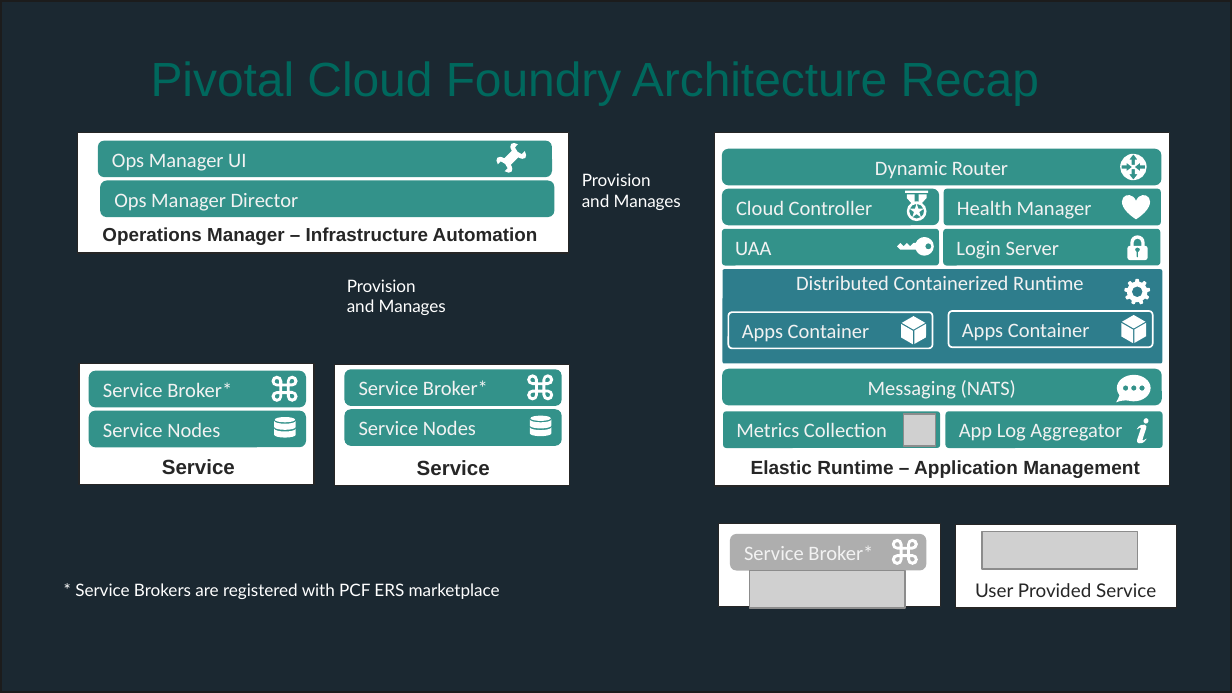
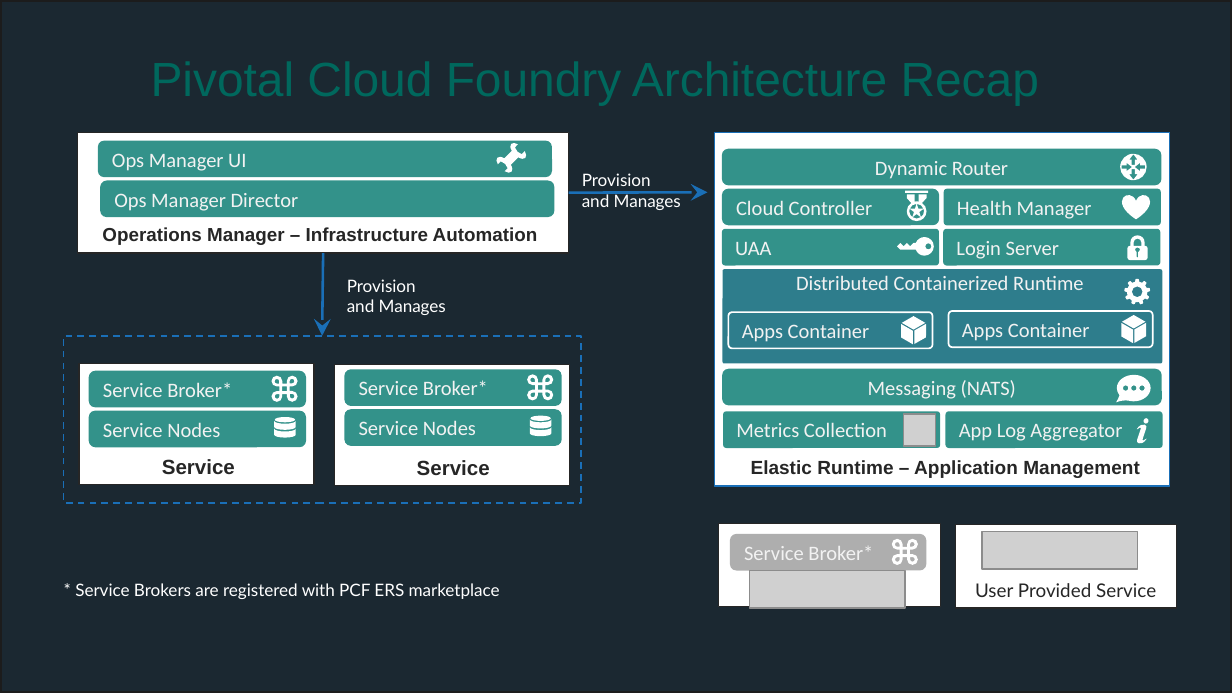
Before and after one commit to mborges-pivotal/pcf-ers-demo1, a slide deck: slide 11 of docs/app-content.pptx. Drawn at 1232x693 pixels with LibreOffice and Linux fonts; fonts in the diff are those of the drawing; grey boxes stand for pictures. Boxes give left, top, right and bottom in pixels: in the first picture for what was removed or moved away, otherwise in the second. Text is boxed around its words. In the diff, an @@ line names an element or a change of style, - is before the commit and + after.

```diff
--- a/docs/app-content.pptx
+++ b/docs/app-content.pptx
@@ rectangle at (x1=715, y1=132, x2=1169, y2=485): outline #262626 0.75 pt to #1A6FB7 0.75 pt @@
@@ arrow (569, 192) - (707, 192): stroke #1B2831 1.5 pt to #1A6FB7 1.5 pt @@
@@ arrow (323, 253) - (322, 336): stroke #1B2831 1.5 pt to #1A6FB7 1.5 pt @@
@@ rectangle at (x1=63, y1=336, x2=580, y2=504): outline #1B2831 1 pt dashed to #1A6FB7 1 pt dashed @@
```
Also in this commit, not shown: 4 other files.
